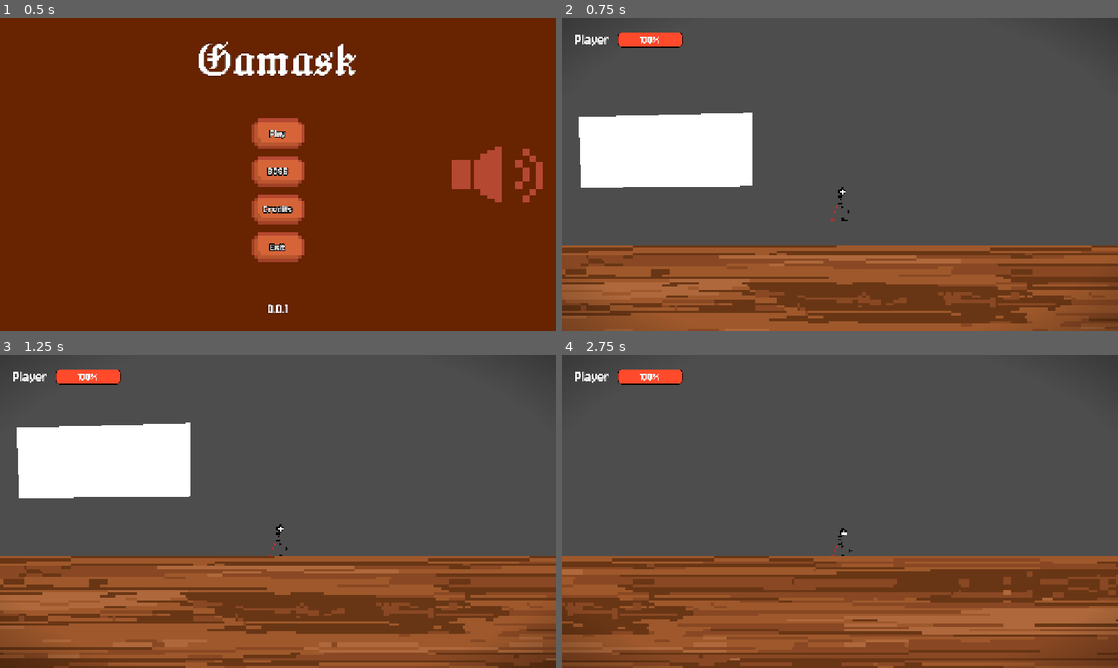
Above: before the commit, frames 1-4 (two rows, left to right).
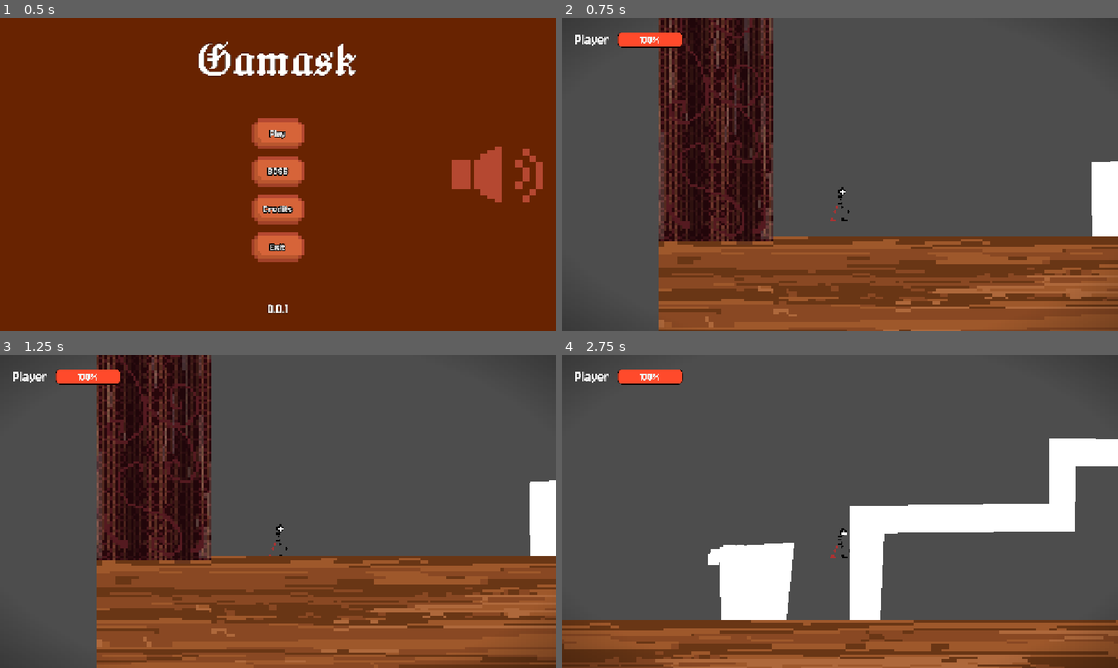
Above: after the commit, the same moments.

Repository: Jeremy-81/GamaBanda
Game: Godot game, scene res://scenes/menu/menu.tscn
Two runs of this game, one before a commit and one after it. Both use one fixed random seed, a clock stepped at 60 frames per second and the inputs below. The engine's default icon, where the game draws it, is replaced by a stand-in: a white triangle on a blue panel in a dark square.
Inputs (mouse positions are in pixels of both pictures, inside the frame that each line leads up to):
- Up to frame 1 (0.5 s): no input
- Up to frame 2 (0.75 s): click "Play" at 0.5 s
- Up to frame 3 (1.25 s): no input
- Up to frame 4 (2.75 s): tap Enter at 1.25 s; move the mouse to (962, 495) at 1.27 s; hold D (go_right) from 1.28 s (still down); click (962, 495) at 1.35 s; tap Space (jump) at 1.52, 2.27 s; move the mouse to (728, 527) at 2.02 s; click (728, 527) at 2.1 s

Frame 1 is identical in both runs. In frame 2, 36% of the frame differs, in the area x 0-100%, y 0-100%; in frame 3, 36%; in frame 4, 34%.

Commit message:
Added basic tutorial area

Diff:
--- a/scenes/levels/backstage_1/backstage_1.gd
+++ b/scenes/levels/backstage_1/backstage_1.gd
@@ -1,6 +1,6 @@
 extends Node
 
-enum TUTORIAL_TYPE {NONE, DASH};
+enum TUTORIAL_TYPE {NONE, DASH, ATTACK, CHARGED_ATTACK};
 
 var current_tutorial : TUTORIAL_TYPE = TUTORIAL_TYPE.NONE;
 var dash_tween : Tween = null;
@@ -79,3 +79,24 @@
 	spawn_dash_tutorial();
 	$DashTutorialArea.queue_free();
 	pass;
+
+
+# Attack tutorial
+func _on_attack_tutorial_area_entered(_area):
+	current_tutorial = TUTORIAL_TYPE.ATTACK;
+	$AttackTutorialArea.queue_free();
+	$CanvasLayer/ExtraGUI/AttackTutorialLabel.show();
+	pass;
+
+func _on_mannequin_pushed():
+	current_tutorial = TUTORIAL_TYPE.CHARGED_ATTACK;
+	$CanvasLayer/ExtraGUI/AttackTutorialLabel.hide();
+	$CanvasLayer/ExtraGUI/ChargeAttackTutorialLabel.show();
+	pass;
+
+
+# Charged attack tutorial
+func _on_mannequin_fell():
+	$CanvasLayer/ExtraGUI/ChargeAttackTutorialLabel.hide();
+	current_tutorial = TUTORIAL_TYPE.NONE;
+	pass;
--- a/scenes/levels/backstage_1/backstage_1.tscn
+++ b/scenes/levels/backstage_1/backstage_1.tscn
@@ -6,6 +6,7 @@
 [ext_resource type="Texture2D" uid="uid://brslvtbp3rqb6" path="res://assets/level/frame_off.png" id="4_rlj65"]
 [ext_resource type="Texture2D" uid="uid://56cat0h7lfsa" path="res://assets/level/frame_on.png" id="5_rlj65"]
 [ext_resource type="PackedScene" uid="uid://bo8pyxkcykbab" path="res://scenes/game_interface.tscn" id="6_xf48k"]
+[ext_resource type="PackedScene" uid="uid://dmbm5qq510rig" path="res://scenes/objects/mannequin/mannequin.tscn" id="7_pt1xq"]
 
 [sub_resource type="Animation" id="Animation_rlj65"]
 length = 0.001
@@ -47,6 +48,9 @@
 [sub_resource type="RectangleShape2D" id="RectangleShape2D_rlj65"]
 size = Vector2(326, 61)
 
+[sub_resource type="RectangleShape2D" id="RectangleShape2D_pt1xq"]
+size = Vector2(155, 43)
+
 [sub_resource type="LabelSettings" id="LabelSettings_rlj65"]
 font_size = 60
 
@@ -54,7 +58,7 @@
 script = ExtResource("1_ebnwq")
 
 [node name="Player" parent="." unique_id=2105575625 instance=ExtResource("1_q63md")]
-position = Vector2(-5, 377)
+position = Vector2(-2004, 405)
 
 [node name="Camera2D" type="Camera2D" parent="." unique_id=1538928803]
 zoom = Vector2(0.75, 0.75)
@@ -71,7 +75,10 @@
 
 [node name="Polygon2D3" type="Polygon2D" parent="StaticPlatforms" unique_id=761101750]
 position = Vector2(-74, 221)
-polygon = PackedVector2Array(-734, -62, -725, 154, -201, 149, -201, -76)
+polygon = PackedVector2Array(-758, -19, -758, 336, -667, 332, -654, 64, -136, 58, -145, -28)
+
+[node name="Polygon2D4" type="Polygon2D" parent="StaticPlatforms" unique_id=1525410370]
+polygon = PackedVector2Array(-223, -5, 593, -4, 540, 81, -140, 79, -144, 278, -222, 278, -221, 201)
 
 [node name="Back" type="Parallax2D" parent="." unique_id=1750456039]
 metadata/_edit_lock_ = true
@@ -112,6 +119,15 @@
 position = Vector2(13, 69.5)
 shape = SubResource("RectangleShape2D_rlj65")
 
+[node name="AttackTutorialArea" type="Area2D" parent="." unique_id=944482632]
+position = Vector2(297, -33)
+collision_layer = 2
+collision_mask = 2
+
+[node name="CollisionShape2D" type="CollisionShape2D" parent="AttackTutorialArea" unique_id=909344902]
+shape = SubResource("RectangleShape2D_pt1xq")
+metadata/_edit_lock_ = true
+
 [node name="CanvasLayer" type="CanvasLayer" parent="." unique_id=1581637307]
 
 [node name="ExtraGUI" type="Control" parent="CanvasLayer" unique_id=1195161210]
@@ -136,8 +152,45 @@
 label_settings = SubResource("LabelSettings_rlj65")
 horizontal_alignment = 1
 vertical_alignment = 1
+
+[node name="AttackTutorialLabel" type="Label" parent="CanvasLayer/ExtraGUI" unique_id=1065833210]
+visible = false
+layout_mode = 1
+anchors_preset = -1
+anchor_left = 0.3
+anchor_top = 0.2
+anchor_right = 0.7
+anchor_bottom = 0.2
+grow_horizontal = 2
+grow_vertical = 2
+text = "Attack with E"
+label_settings = SubResource("LabelSettings_rlj65")
+horizontal_alignment = 1
+vertical_alignment = 1
+
+[node name="ChargeAttackTutorialLabel" type="Label" parent="CanvasLayer/ExtraGUI" unique_id=983574443]
+visible = false
+layout_mode = 1
+anchors_preset = -1
+anchor_left = 0.3
+anchor_top = 0.2
+anchor_right = 0.7
+anchor_bottom = 0.2
+grow_horizontal = 2
+grow_vertical = 2
+text = "Charge attack holding E"
+label_settings = SubResource("LabelSettings_rlj65")
+horizontal_alignment = 1
+vertical_alignment = 1
+
 [node name="GameInterface" parent="." unique_id=1587630800 node_paths=PackedStringArray("player") instance=ExtResource("6_xf48k")]
 player = NodePath("../Player")
 
+[node name="Mannequin" parent="." unique_id=1027526289 instance=ExtResource("7_pt1xq")]
+position = Vector2(424, -31)
+
 [connection signal="timeout" from="HandFallTimer" to="." method="_on_hand_fall_timer_timeout"]
 [connection signal="area_entered" from="DashTutorialArea" to="." method="_on_dash_tutorial_area_area_entered"]
+[connection signal="area_entered" from="AttackTutorialArea" to="." method="_on_attack_tutorial_area_entered"]
+[connection signal="fell" from="Mannequin" to="." method="_on_mannequin_fell"]
+[connection signal="pushed" from="Mannequin" to="." method="_on_mannequin_pushed"]
--- a/scenes/objects/components/hurtbox.gd
+++ b/scenes/objects/components/hurtbox.gd
@@ -40,10 +40,11 @@
 		if _invencibility_timer.time_left > 0.0:
 			return;
 
-	if entity.has_method("take_damage"):
-		entity.take_damage(damage, ko_damage);
-	else:
-		push_error("No take_damage method in the called entity");
+	if entity:
+		if entity.has_method("take_damage"):
+			entity.take_damage(damage, ko_damage);
+		else:
+			push_error("No take_damage method in the called entity");
 
 	if _invencibility_timer:
 		_invencibility_timer.start();
--- /dev/null
+++ b/scenes/objects/mannequin/mannequin.gd
@@ -0,0 +1,35 @@
+extends Hurtbox
+
+signal pushed;
+signal fell;
+
+func push_animation(direction : int):
+	var tween := create_tween();
+	tween.tween_property($Body, "rotation", direction * PI * 0.2, 0.1);
+	tween.tween_property($Body, "rotation", direction * -PI * 0.1, 0.1);
+	tween.tween_property($Body, "rotation", 0.0, 0.05);
+	tween.tween_callback(func(): pushed.emit());
+	tween.play();
+	pass;
+
+func fall_animation(direction : int):
+	var tween := create_tween();
+	tween.tween_property($Body, "rotation", direction * PI / 2.0, 0.5).set_trans(Tween.TRANS_BOUNCE).set_ease(Tween.EASE_OUT);
+	tween.parallel();
+	tween.tween_property($Body, "position:y", 8, 0.5).set_trans(Tween.TRANS_CIRC).set_ease(Tween.EASE_OUT);
+	tween.parallel();
+	tween.tween_property($Foot, "rotation", direction * PI / 2.0, 0.5);
+	tween.parallel();
+	tween.tween_property($Foot, "position:y", 8, 0.5);
+	tween.tween_callback(func(): fell.emit());
+	tween.play();
+	$FallParticles.restart();
+	pass;
+
+func _on_damaged(_damage, ko_damage, damage_dealer):
+	var direction : int = sign(global_position.x - damage_dealer.position.x);
+	if ko_damage > 0.0:
+		fall_animation(direction);
+	else:
+		push_animation(direction);
+	pass;
--- /dev/null
+++ b/scenes/objects/mannequin/mannequin.tscn
@@ -0,0 +1,53 @@
+[gd_scene format=3 uid="uid://dmbm5qq510rig"]
+
+[ext_resource type="Script" uid="uid://5j0upvvtqhqd" path="res://scenes/objects/mannequin/mannequin.gd" id="1_r6bme"]
+[ext_resource type="Texture2D" uid="uid://bndckwhckgtvj" path="res://assets/mannequin/mannequin_body.png" id="2_r6bme"]
+[ext_resource type="Texture2D" uid="uid://cqxoh0ns8mspj" path="res://assets/mannequin/mannequin_foot.png" id="3_wiyqh"]
+
+[sub_resource type="CapsuleShape2D" id="CapsuleShape2D_r6bme"]
+radius = 24.0
+height = 118.0
+
+[sub_resource type="Gradient" id="Gradient_r6bme"]
+offsets = PackedFloat32Array(0.9819277)
+colors = PackedColorArray(0.49747366, 0.49747366, 0.49747366, 1)
+
+[sub_resource type="GradientTexture2D" id="GradientTexture2D_wiyqh"]
+gradient = SubResource("Gradient_r6bme")
+
+[sub_resource type="ParticleProcessMaterial" id="ParticleProcessMaterial_r6bme"]
+particle_flag_disable_z = true
+direction = Vector3(0, -1, 0)
+spread = 30.0
+initial_velocity_min = 414.28998
+initial_velocity_max = 414.28998
+gravity = Vector3(0, 1800, 0)
+scale_min = 0.19999999
+scale_max = 0.59999996
+
+[node name="Mannequin" type="Area2D" unique_id=1027526289]
+script = ExtResource("1_r6bme")
+metadata/_custom_type_script = "uid://b13w1i1ecf06o"
+
+[node name="CollisionShape2D" type="CollisionShape2D" parent="." unique_id=325322639]
+position = Vector2(0, -45)
+shape = SubResource("CapsuleShape2D_r6bme")
+
+[node name="Body" type="Sprite2D" parent="." unique_id=1978411904]
+texture = ExtResource("2_r6bme")
+offset = Vector2(0, -54)
+
+[node name="Foot" type="Sprite2D" parent="." unique_id=1993572791]
+texture = ExtResource("3_wiyqh")
+offset = Vector2(0, 13)
+
+[node name="FallParticles" type="GPUParticles2D" parent="." unique_id=1267133481]
+position = Vector2(-54, 26)
+emitting = false
+amount = 20
+texture = SubResource("GradientTexture2D_wiyqh")
+one_shot = true
+explosiveness = 1.0
+process_material = SubResource("ParticleProcessMaterial_r6bme")
+
+[connection signal="damaged" from="." to="." method="_on_damaged"]
Binary file added: assets/mannequin/mannequin_body.png
Not shown, added: assets/mannequin/mannequin_body.png.import
Binary file added: assets/mannequin/mannequin_foot.png
Not shown, added: assets/mannequin/mannequin_foot.png.import
Not shown, added: scenes/objects/mannequin/mannequin.gd.uid
